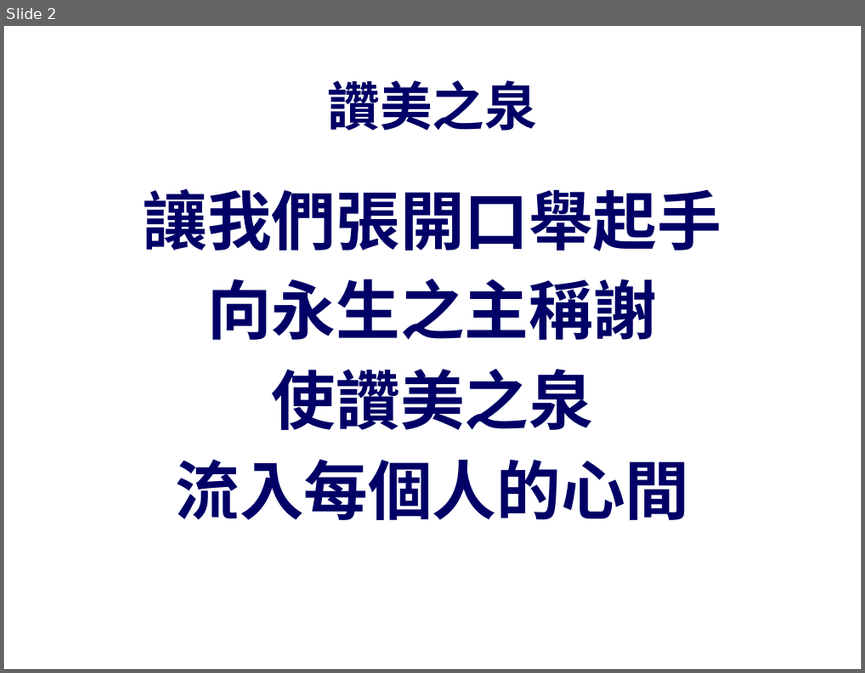
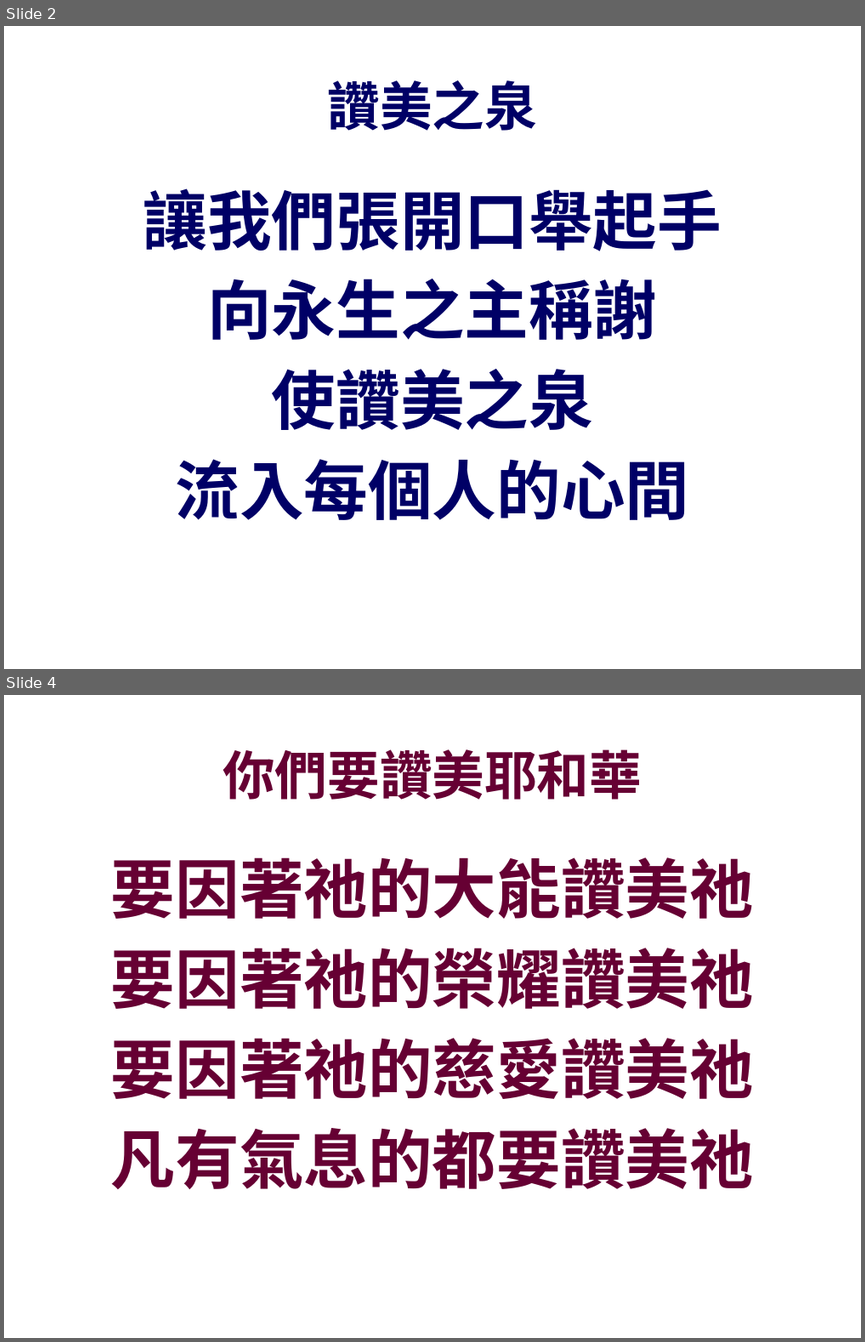
Before and after one commit to batisuoc/bible-school, a slide deck: 2019/6月.pptx. Shown one above the other, each under a label of ours: slide 2 before the commit, slides 2 and 4 after it; the slides between them are not shown. The pictures are 865x673 and 865x1342 pixels, drawn with LibreOffice and Linux fonts; fonts in the diff are those of the drawing; background and template pictures are left out. Boxes give left, top, right and bottom in pixels: in the first picture for what was removed or moved away, otherwise in the second. Text is boxed around its words. In the diff, an @@ line names an element or a change of style, - is before the commit and + after.

```diff
--- a/2019/6月.pptx
+++ b/2019/6月.pptx
@@ slide 4 added at [4, 695, 861, 1338], background picture (left out) @@
@@ text added at [222, 749, 642, 800], 44 pt, text #660033, bold @@
+你們要讚美耶和華
@@ text added at [111, 857, 754, 1189], 54 pt, text #660033, bold @@
+要因著祂的大能讚美祂
+要因著祂的榮耀讚美祂
+要因著祂的慈愛讚美祂
+凡有氣息的都要讚美祂
```
Also in this commit, not shown: 3 other slides added.
